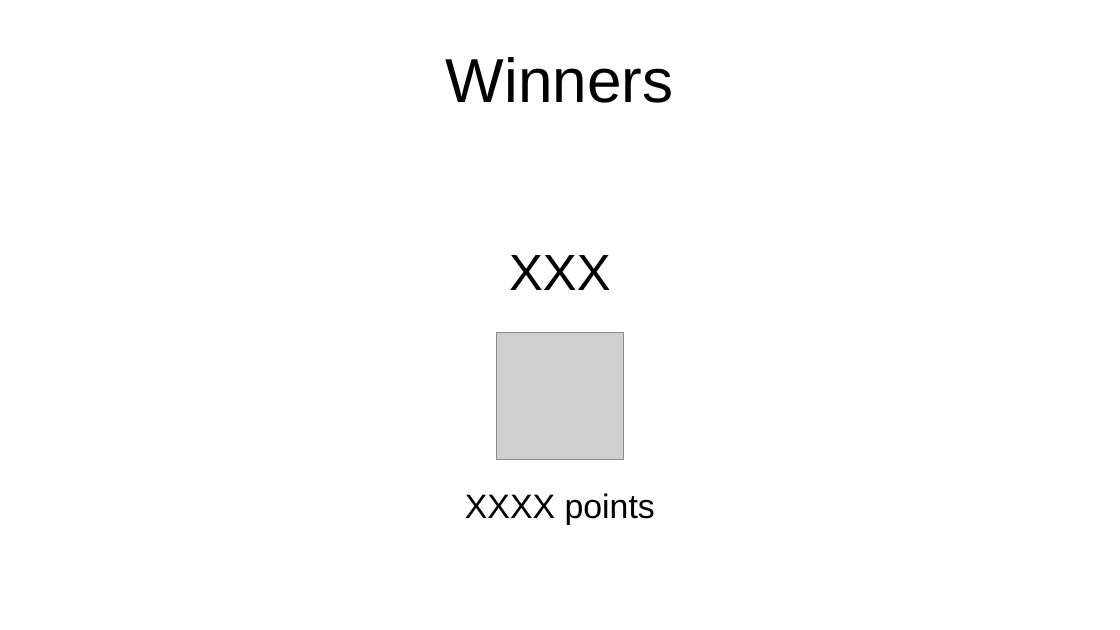
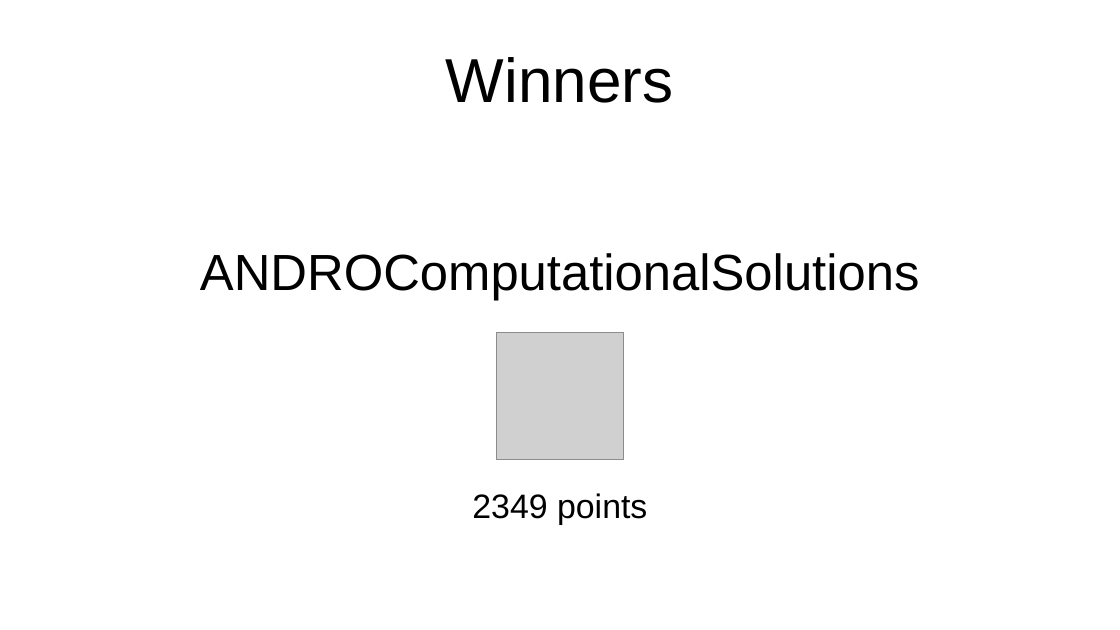
Before and after one commit to argilo/grcon23, a slide deck: slide 4 of presentation/results.odp. Drawn at 1120x630 pixels with LibreOffice and Linux fonts; fonts in the diff are those of the drawing; grey boxes stand for pictures. Boxes give left, top, right and bottom in pixels: in the first picture for what was removed or moved away, otherwise in the second. Text is boxed around its words. In the diff, an @@ line names an element or a change of style, - is before the commit and + after.

```diff
--- a/presentation/results.odp
+++ b/presentation/results.odp
@@ text at (x1=200, y1=253, x2=920, y2=301): text changed @@
-XXX
+ANDROComputationalSolutions
@@ text at (x1=472, y1=493, x2=647, y2=525): text changed @@
-XXXX points
+2349 points
```
Also in this commit, not shown: 4 other slides changed.
